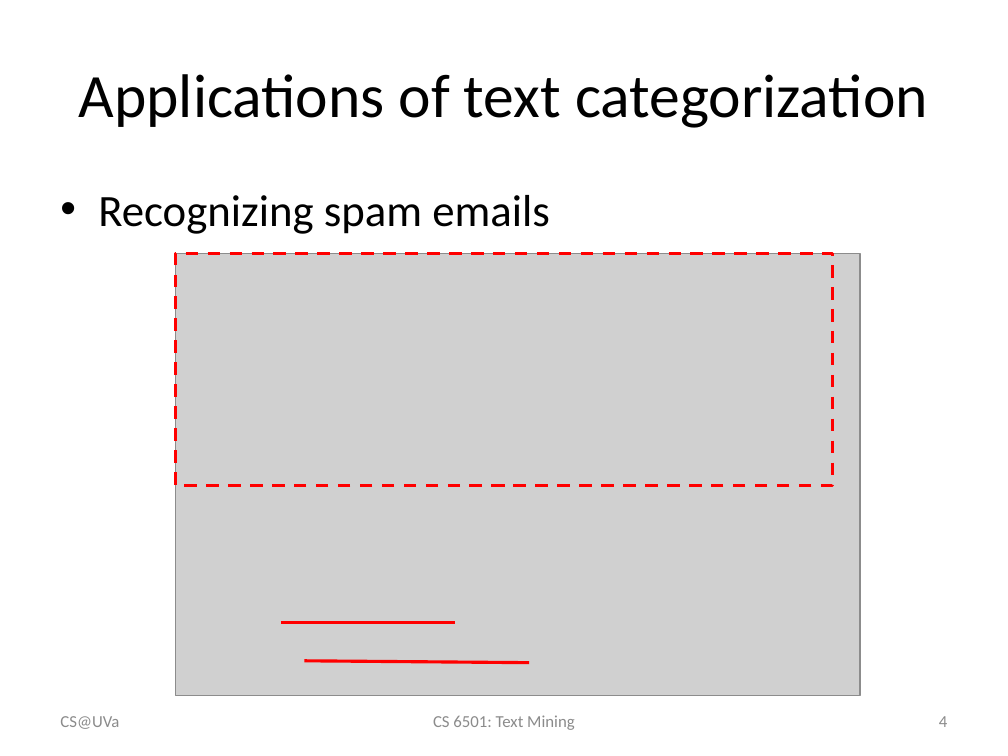
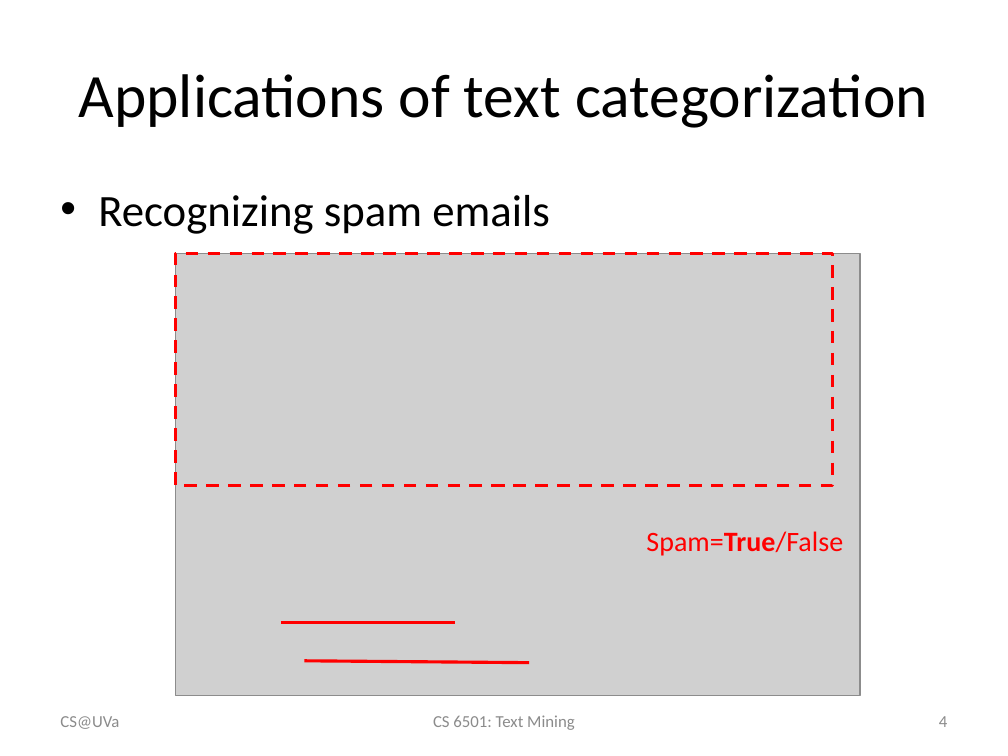
Before and after one commit to wang296/CS6501-Text-Mining, a slide deck: slide 4 of docs/TextCategorization.pptx. Drawn at 1008x756 pixels with LibreOffice and Linux fonts; fonts in the diff are those of the drawing; grey boxes stand for pictures. Boxes give left, top, right and bottom in pixels: in the first picture for what was removed or moved away, otherwise in the second. Text is boxed around its words. In the diff, an @@ line names an element or a change of style, - is before the commit and + after.

```diff
--- a/docs/TextCategorization.pptx
+++ b/docs/TextCategorization.pptx
@@ text added at (646,531,843,556), 20 pt, text #FF0000 @@
+Spam=True/False
```
Also in this commit, not shown: 7 other slides changed, 5 other files.
